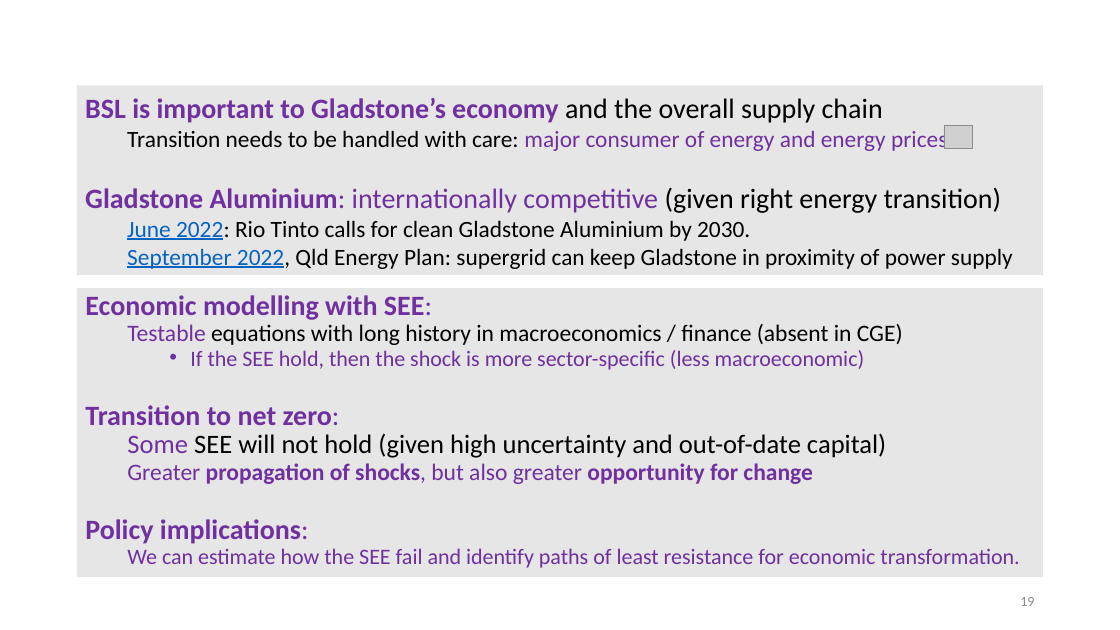
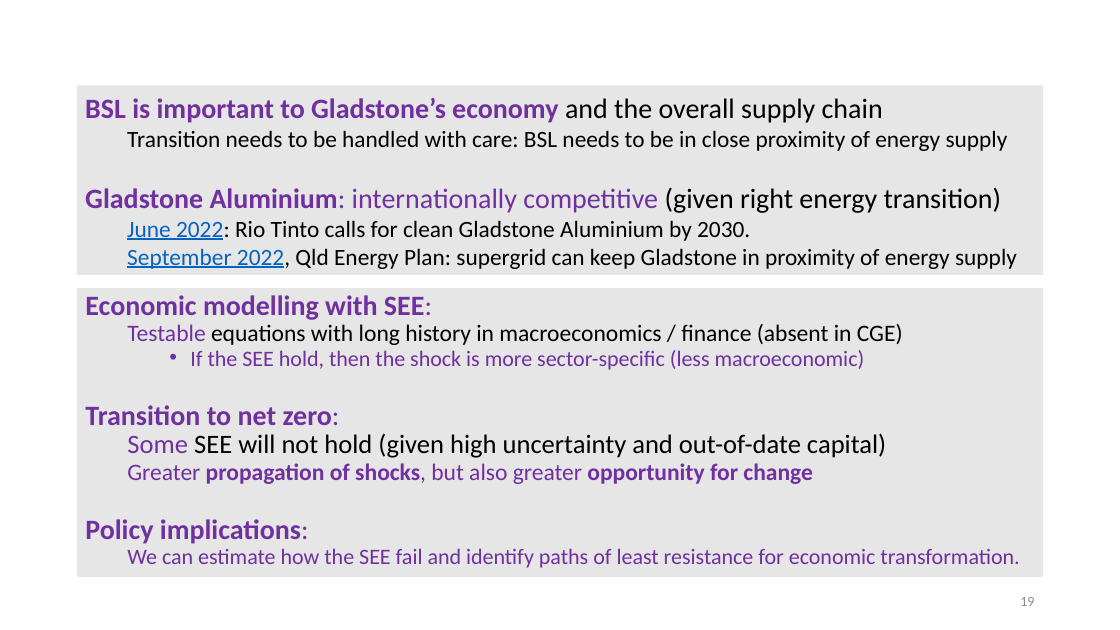
Before and after one commit to patrickocal/gladstone, a slide deck: slide 19 of powerpoint/glad-slides.pptx. Drawn at 1120x630 pixels with LibreOffice and Linux fonts; fonts in the diff are those of the drawing; grey boxes stand for pictures. Boxes give left, top, right and bottom in pixels: in the first picture for what was removed or moved away, otherwise in the second. Text is boxed around its words. In the diff, an @@ line names an element or a change of style, - is before the commit and + after.

```diff
--- a/powerpoint/glad-slides.pptx
+++ b/powerpoint/glad-slides.pptx
@@ text in rectangle at bbox=[127, 130, 1008, 151]: text changed; text colour #7030A0 to #000000 @@
-  Transition needs to be handled with care: major consumer of energy and energy prices
+  Transition needs to be handled with care: BSL needs to be in close proximity of energy supply
@@ picture removed at bbox=[944, 125, 973, 149] @@
@@ text in rectangle at bbox=[127, 248, 1017, 269]: text changed @@
-  September 2022, Qld Energy Plan: supergrid can keep Gladstone in proximity of power supply
+  September 2022, Qld Energy Plan: supergrid can keep Gladstone in proximity of energy supply
```
Also in this commit, not shown: 9 other slides changed, 1 other file.
